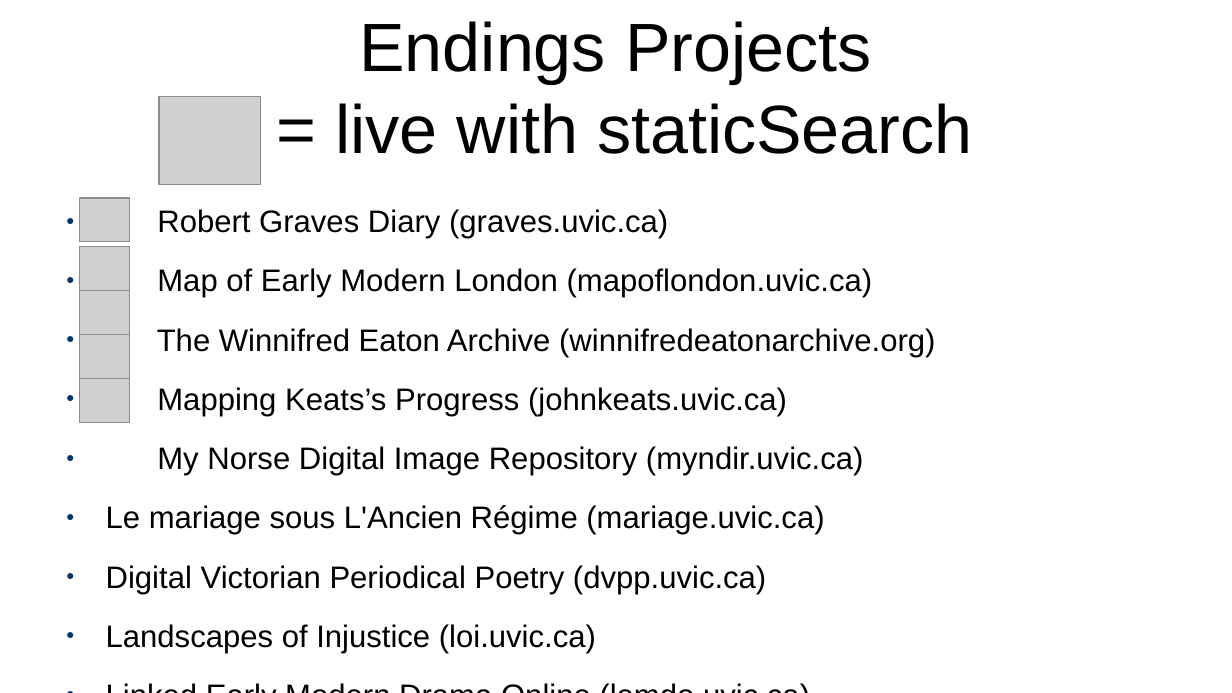
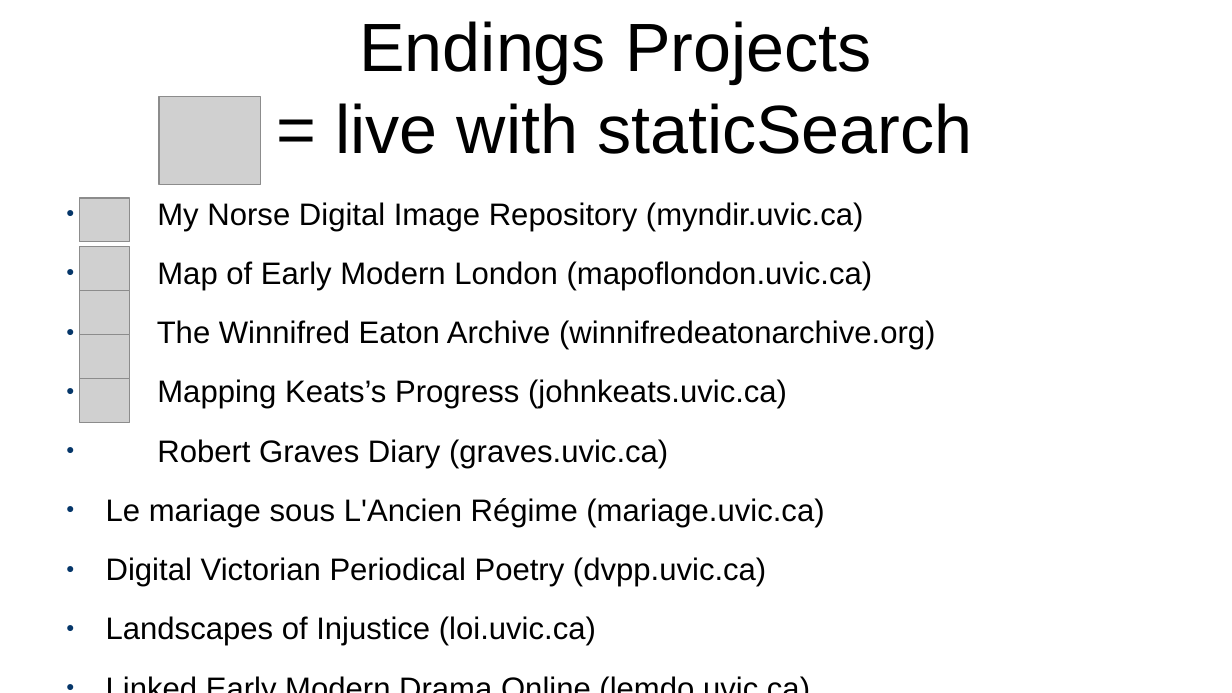
Before and after one commit to projectEndings/Endings, a slide deck: slide 40 of presentations/ubc2020/nineProjects.odp. Drawn at 1232x693 pixels with LibreOffice and Linux fonts; fonts in the diff are those of the drawing; grey boxes stand for pictures. Boxes give left, top, right and bottom in pixels: in the first picture for what was removed or moved away, otherwise in the second. Text is boxed around its words. In the diff, an @@ line names an element or a change of style, - is before the commit and + after.

```diff
--- a/presentations/ubc2020/nineProjects.odp
+++ b/presentations/ubc2020/nineProjects.odp
@@ text at (157, 202, 864, 231): text changed @@
-● Robert Graves Diary (graves.uvic.ca)
+● My Norse Digital Image Repository (myndir.uvic.ca)
@@ text at (157, 439, 668, 468): text changed @@
-● My Norse Digital Image Repository (myndir.uvic.ca)
+● Robert Graves Diary (graves.uvic.ca)
```
Also in this commit, not shown: 1 other file.
